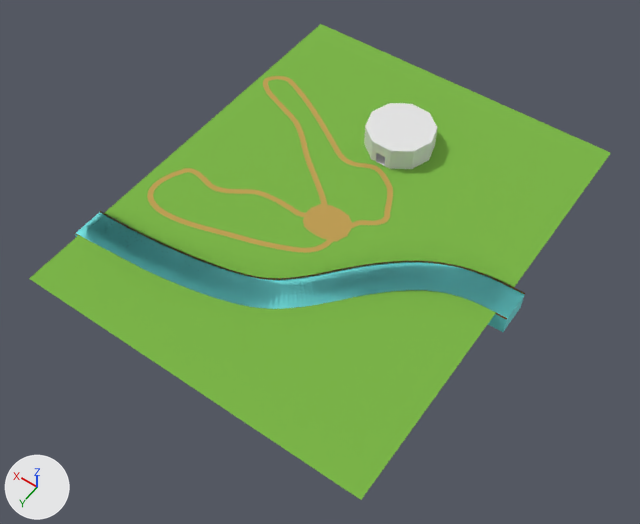
The glTF model assets/untitled.gltf, before and after one commit.
Before and after are seen from a 50 mm camera at (-8.69, 12.93, 17.76) aimed at (-0.28, 1.16, -0.74). The lights are fixed; the arrows at lower left show +X, +Y and +Z. Where no turn or scale is listed for an object, it has been applied to the vertices. Vertices at the same position are counted once.

The first picture shows 'Center', 'Cylinder', 'Ground', 'Path', 'River'.
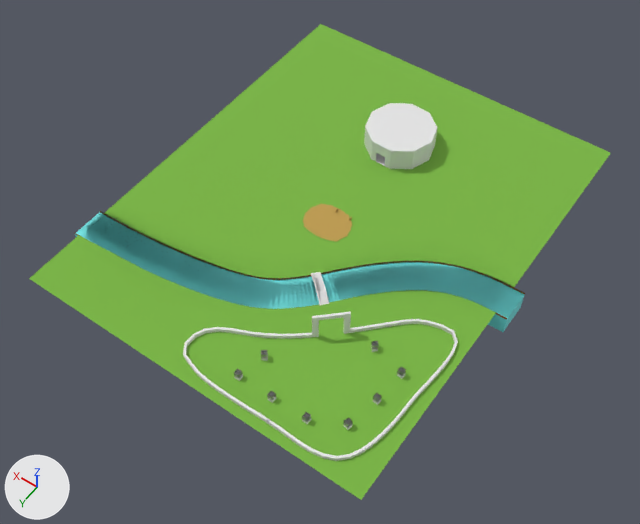
The change, as a diff of the scene's bpy script:
```diff
--- a/assets/untitled.gltf.py
+++ b/assets/untitled.gltf.py
@@ mat_path_003 @@
+mat_path_003 = principled_material('Path.003')
+mat_path_003.base_color = (0.521, 0.338, 0.0808)  # orange #bf9d50
+mat_path_003.roughness = 1.0
@@ mat_material_007 @@
+mat_material_007 = principled_material('Material.007')
+mat_material_007.base_color = (0.8, 0.8, 0.8)  # white #e7e7e7
@@ mat_material_006 @@
+mat_material_006 = principled_material('Material.006')
+mat_material_006.base_color = (1.0, 1.0, 1.0)  # white #ffffff
+mat_material_006.roughness = 0.0
+mat_material_006.transmission_weight = 1.0
@@ mat_material_008 @@
+mat_material_008 = principled_material('Material.008')
+mat_material_008.base_color = (0.8, 0.8, 0.8)  # white #e7e7e7
@@ me_plane_003 @@
 # used by ob_path; location = (-0.01, 0.0, -0.01)
-me_plane_003.from_pydata(...)  # 1286 vertices, 3840 faces; spans x -1.27..4.85, y -3.59..2.77, z -0.01..0.01
-me_plane_003.materials.append(mat_path)  # orange #bf9d50
+me_plane_003.from_pydata(...)  # 8 vertices, 12 faces; spans x 0.0..0.02, y -0.04..0.04, z -0.09..0.09
+# me_plane_003 part 1: 1286 vertices removed from x -1.27..4.85, y -3.59..2.77, z -0.01..0.01; 8 vertices added at x 0.0..0.02, y -0.04..0.04, z -0.09..0.09
+me_plane_003.materials.append(mat_path_003)  # orange #bf9d50
@@ me_plane @@
+me_plane.from_pydata(...)  # 42 vertices, 80 faces; spans x -0.78..0.143, y -0.148..0.709, z -0.026..0.121
@@ me_cube_020 @@
+me_cube_020.from_pydata(...)  # 128 vertices, 192 faces; spans x -0.34..2.82, y -2.13..0.51, z -0.25..0.06
+# faces by material slot: [96, 96]
+me_cube_020.materials.append(mat_material_006)  # white #ffffff
+me_cube_020.materials.append(mat_material_007)  # white #e7e7e7
@@ me_cube @@
+me_cube.from_pydata(...)  # 243 vertices, 673 faces; spans x -31.7..3.5, y -182.0..-46.1, z -1.0..5.6
+me_cube.materials.append(mat_material_008)  # white #e7e7e7
@@ ob_path @@
 ob_path = bpy.data.objects.new('Path', me_plane_003)
-ob_path.location = (-0.01, 0.0, -0.01)
+ob_path.location = (-0.01, 0.0, 0.0)
@@ ob_plane @@
+ob_plane = bpy.data.objects.new('Plane', me_plane)
+ob_plane.location = (-0.78, 2.02, -0.04)
@@ ob_skill_cubes @@
+ob_skill_cubes = bpy.data.objects.new('Skill Cubes', me_cube_020)
+ob_skill_cubes.location = (-3.8, 5.03, 0.17)
@@ ob_wall @@
+ob_wall = bpy.data.objects.new('Wall', me_cube)
+ob_wall.location = (0.0, 0.0, -0.04)
+ob_wall.scale = (0.151, -0.0332, 0.151)
```

Changed parts and their boxes (x1, y1, x2, y2) in the pictures (640 x 524 px):
'Path', reshaped, moved (not visible afterwards): before (147, 76, 393, 253)
'Wall', added: after (183, 311, 458, 461)
'Skill Cubes', added: after (234, 341, 406, 430)
    faces in mat_material_006 (white #ffffff): (234, 341, 406, 428)
    faces in mat_material_007 (white #e7e7e7): (234, 346, 406, 430)
'Plane', added: after (316, 272, 329, 305)
